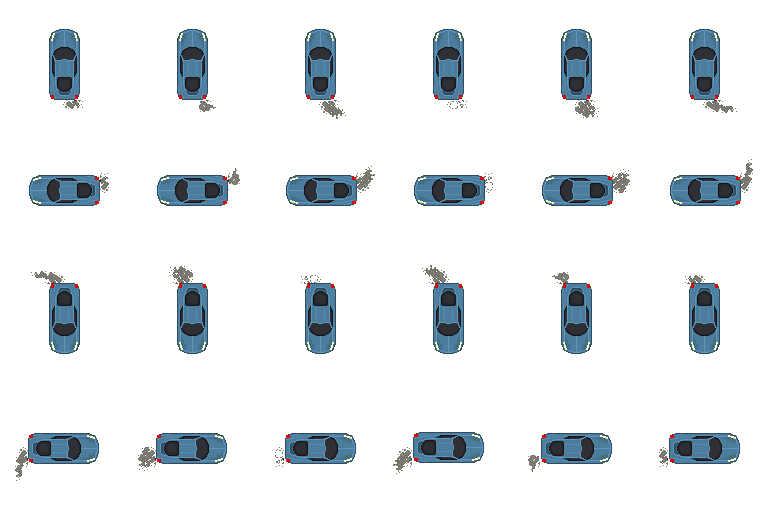
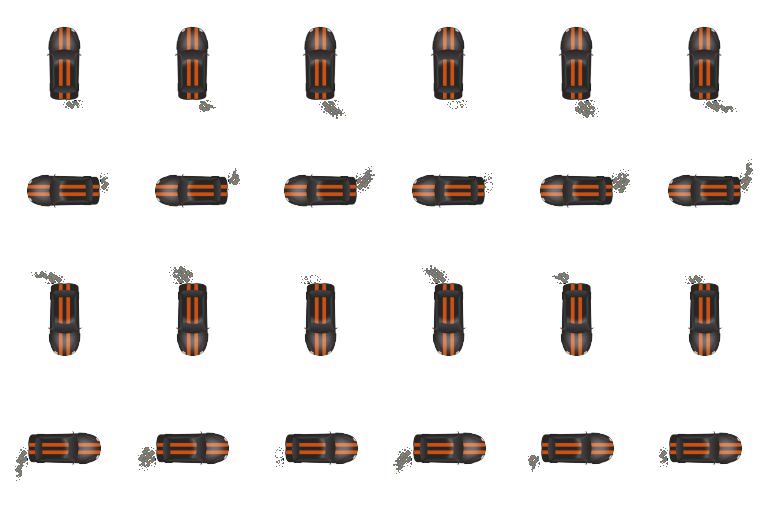
Layer changes from the first 768×512 image to the second:
added layer "Black_viper-b.png" above "sport_blue.png" over [26,26,743,466]
hid "sport_blue.png" over [28,29,741,464]
